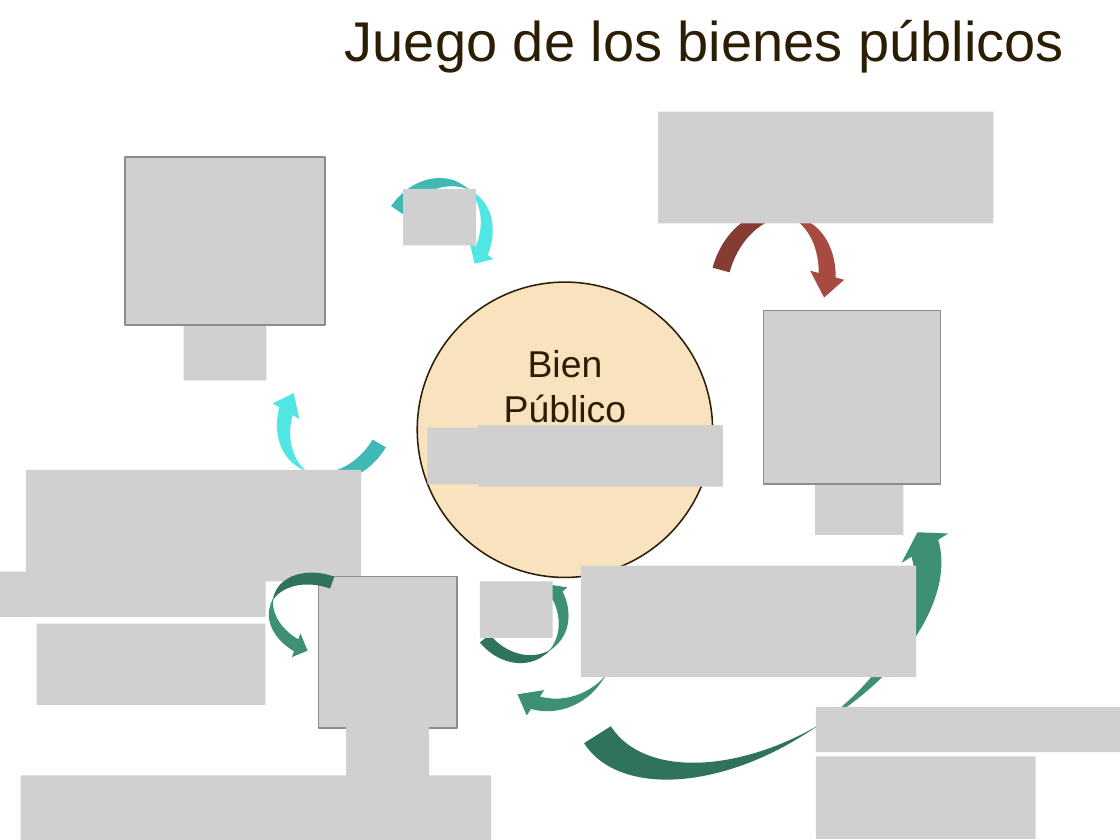
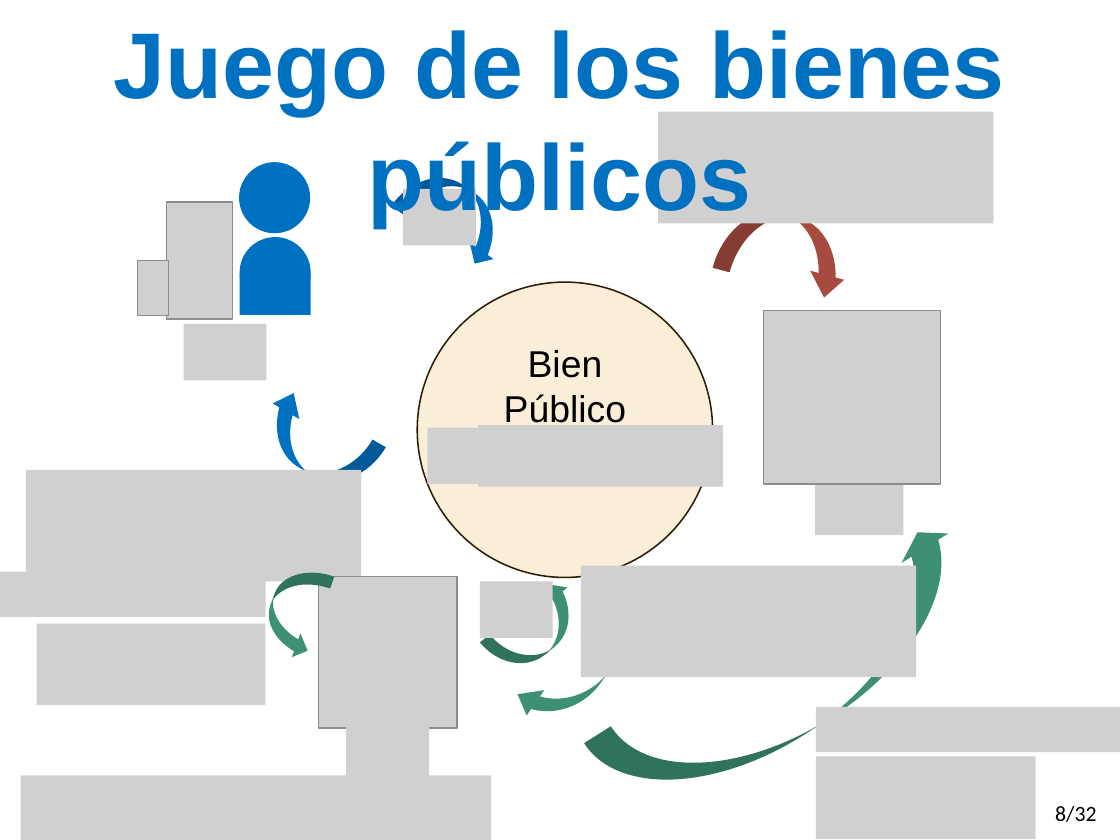
Before and after one commit to gasparalfaro/Tesis-Tesis, a slide deck: slide 9 of Presentacion/Thesis Presentation Gaspar Alfaro.pptx (slide 6 before the commit). Drawn at 1120x840 pixels with LibreOffice and Linux fonts; fonts in the diff are those of the drawing; grey boxes stand for pictures. Boxes give left, top, right and bottom in pixels: in the first picture for what was removed or moved away, otherwise in the second. Text is boxed around its words. In the diff, an @@ line names an element or a change of style, - is before the commit and + after.

```diff
--- a/Presentacion/Thesis Presentation Gaspar Alfaro.pptx
+++ b/Presentacion/Thesis Presentation Gaspar Alfaro.pptx
@@ text "Juego de los bienes públicos" at bbox=[114, 30, 1004, 227]: size 36 to 60 pt, text colour #2C1E04 to #0070C0, bold on; alignment right to centre; list level 2 to 1 in "Juego de los bienes públicos" @@
@@ picture removed at bbox=[125, 157, 326, 325] @@
@@ ellipse added at bbox=[239, 162, 309, 233], fill #0070C0 @@
@@ curved down arrow at bbox=[391, 158, 520, 272]: fill #50E6E4 to #0070C0 @@
@@ picture added at bbox=[167, 202, 233, 319] @@
@@ ellipse added at bbox=[240, 237, 310, 308], fill #0070C0 @@
@@ picture added at bbox=[137, 260, 168, 315] @@
@@ rectangle added at bbox=[240, 273, 310, 315], fill #0070C0 @@
@@ ellipse at bbox=[418, 282, 713, 578]: fill #F9E3BE to #FBEED9 @@
@@ text "Bien Público" at bbox=[504, 350, 626, 429]: text colour #2C1E04 to #000000 @@
@@ curved down arrow at bbox=[249, 386, 386, 500]: fill #50E6E4 to #0070C0 @@
@@ page number added at bbox=[1055, 806, 1097, 822], 14 pt, text #000000 @@
+8/32
```
Also in this commit, not shown: 34 other slides changed, 23 slides added, 6 slides removed.
